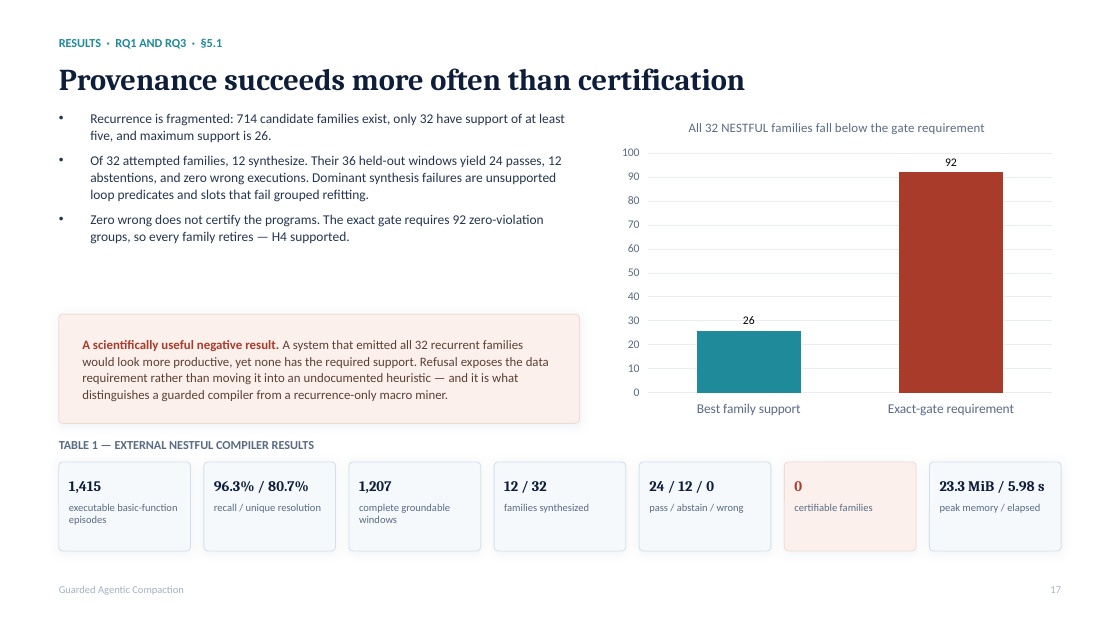
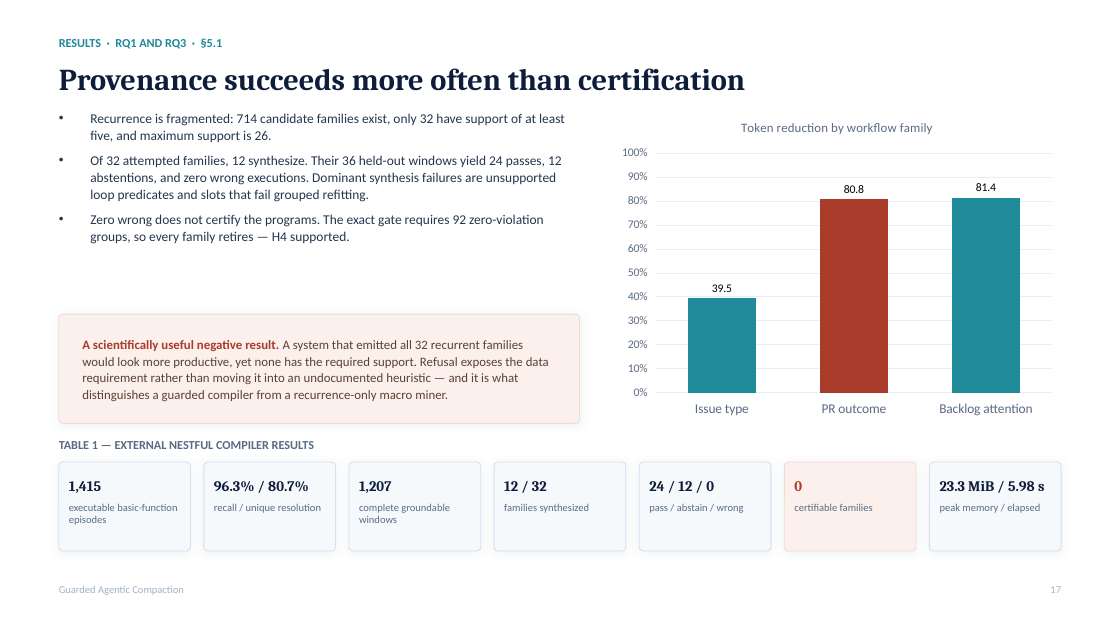
Before and after one commit to rrahimi-uci/guarded-agentic-compaction, a slide deck: slide 17 of paper/slides/compiling-recurrent-agent-workflows-into-guarded-programs.pptx. Drawn at 1120x630 pixels with LibreOffice and Linux fonts; fonts in the diff are those of the drawing. Boxes give left, top, right and bottom in pixels: in the first picture for what was removed or moved away, otherwise in the second. Text is boxed around its words. In the diff, an @@ line names an element or a change of style, - is before the commit and + after.

Commit message:
feat: add real workflow-family optimization study
Add live GitHub workflow-family experiments, guarded semantic contracts, reproducible evidence, refined paper and slide decks, supplementary benchmark audit, and updated site documentation.

```diff
--- a/paper/slides/compiling-recurrent-agent-workflows-into-guarded-programs.pptx
+++ b/paper/slides/compiling-recurrent-agent-workflows-into-guarded-programs.pptx
@@ column chart at (613,106,1061,423) @@
@@ title "All 32 NESTFUL families fall below the gate requirement " to "Token reduction by workflow family " @@
-categories: Best family support, Exact-gate requirement
+categories: Issue type, PR outcome, Backlog attention
-Series 1: 26, 92
+Series 1: 39.5, 80.8, 81.4
@@ value axis changed @@
```
Also in this commit, not shown: 5 other slides changed, 53 other files.
